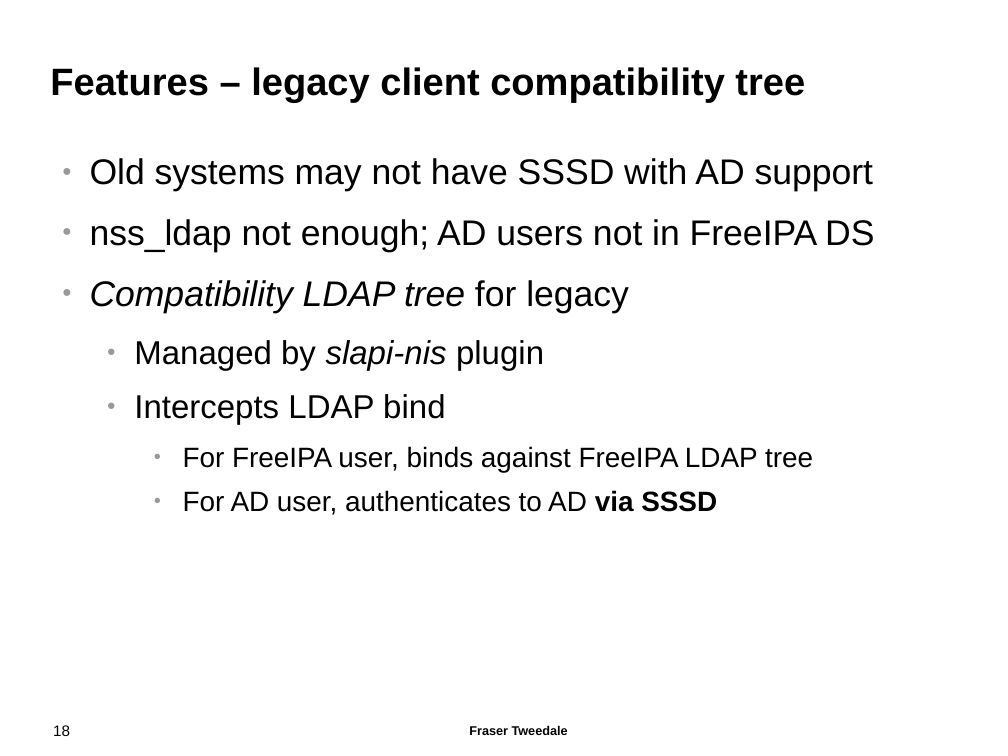
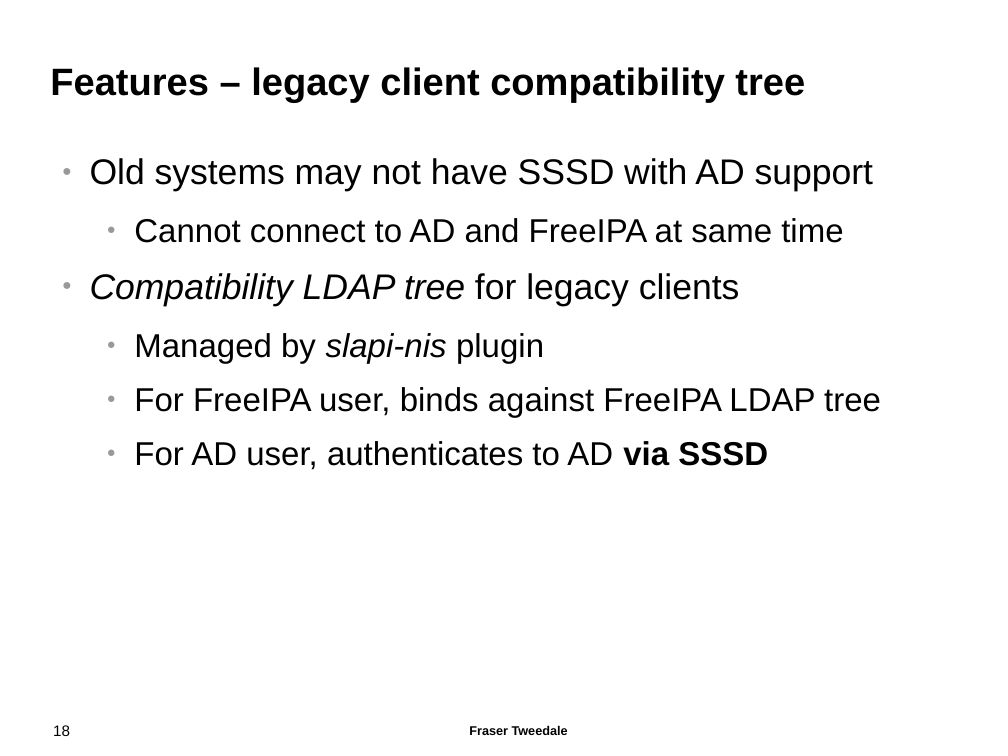
Before and after one commit to frasertweedale/talks, a slide deck: slide 18 of 20141106-osdc-freeipa/osdc2014-freeipa.odp. Drawn at 1008x756 pixels with LibreOffice and Linux fonts; fonts in the diff are those of the drawing; background and template pictures are left out. Boxes give left, top, right and bottom in pixels: in the first picture for what was removed or moved away, otherwise in the second. Text is boxed around its words. In the diff, an @@ line names an element or a change of style, - is before the commit and + after.

```diff
--- a/20141106-osdc-freeipa/osdc2014-freeipa.odp
+++ b/20141106-osdc-freeipa/osdc2014-freeipa.odp
@@ text at [90,218,843,306]: text changed; size 28 to 26 pt @@
-● nss_ldap not enough; AD users not in FreeIPA DS
-● Compatibility LDAP tree for legacy
+  ● Cannot connect to AD and FreeIPA at same time
+● Compatibility LDAP tree for legacy clients
@@ text at [134,387,881,470]: size 22 to 26 pt in "For FreeIPA user, binds against FreeIPA LDAP ...", "For AD user, authenticates to AD via ..."; list level 3 to 2 in "For FreeIPA user, binds against ..."; list level 3 to 2 in "For AD user, authenticates to ..." @@
@@ text at [134,394,445,424]: paragraph removed @@
-  ● Intercepts LDAP bind
```
Also in this commit, not shown: 13 other slides changed, 1 slide added.
